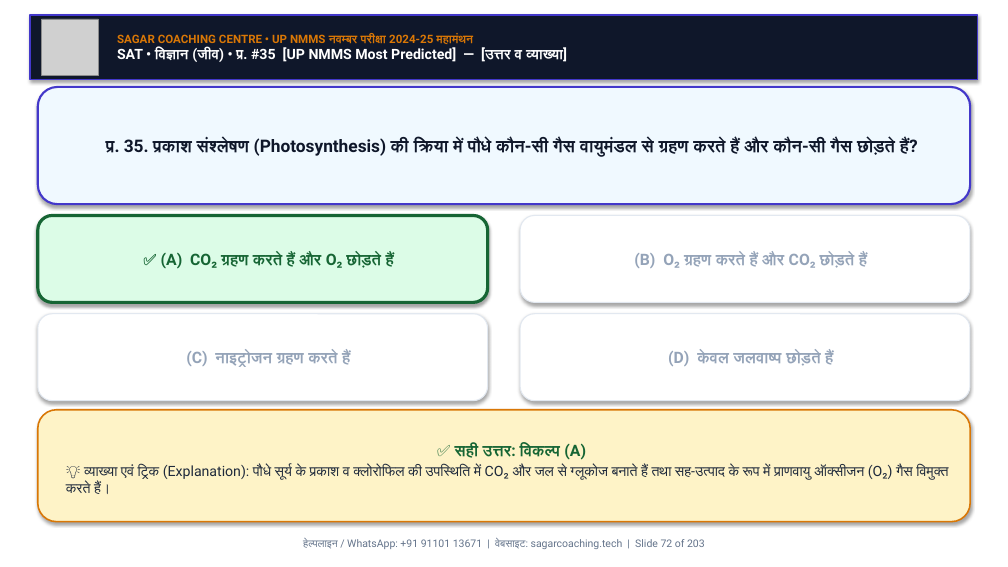
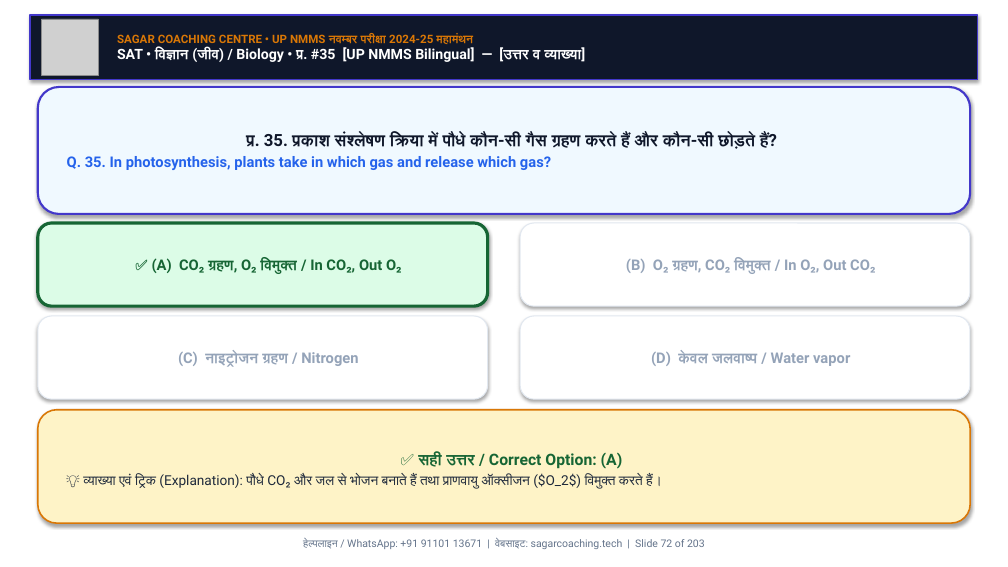
Before and after one commit to Sudhirkr85/nnms, a slide deck: slide 72 of UP_NMMS_MahaManthan_Nov_Exam_SagarSir/UP_NMMS_SAT_MahaManthan_100Q_Nov_Exam.pptx. Drawn at 1008x567 pixels with LibreOffice and Linux fonts; fonts in the diff are those of the drawing; grey boxes stand for pictures. Boxes give left, top, right and bottom in pixels: in the first picture for what was removed or moved away, otherwise in the second. Text is boxed around its words. In the diff, an @@ line names an element or a change of style, - is before the commit and + after.

Commit message:
feat: convert UP NMMS MAT & SAT MahaManthan PPTs and PDFs to bilingual (Hindi + English) format

```diff
--- a/UP_NMMS_MahaManthan_Nov_Exam_SagarSir/UP_NMMS_SAT_MahaManthan_100Q_Nov_Exam.pptx
+++ b/UP_NMMS_MahaManthan_Nov_Exam_SagarSir/UP_NMMS_SAT_MahaManthan_100Q_Nov_Exam.pptx
@@ text at <box>117,46,585,62</box>: text changed @@
-SAT • विज्ञान (जीव) • प्र. #35 [UP NMMS Most Predicted] — [उत्तर व व्याख्या]
+SAT • विज्ञान (जीव) / Biology • प्र. #35 [UP NMMS Bilingual] — [उत्तर व व्याख्या]
@@ rounded rectangle "प्र. 35. प्रकाश संश्लेषण क्रिया ...": place and size @@
-rounded rectangle "प्र. 35. प्रकाश संश्लेषण क्रिया ..." at <box>38,87,970,204</box>
+rounded rectangle "प्र. 35. प्रकाश संश्लेषण क्रिया ..." at <box>38,87,970,214</box>
@@ text in rounded rectangle at <box>67,134,777,170</box>: text changed; size 16.5 to 16 pt @@
-प्र. 35. प्रकाश संश्लेषण (Photosynthesis) की क्रिया में पौधे कौन-सी गैस वायुमंडल से ग्रहण करते हैं और कौन-सी गैस छोड़ते हैं?
+प्र. 35. प्रकाश संश्लेषण क्रिया में पौधे कौन-सी गैस ग्रहण करते हैं और कौन-सी छोड़ते हैं?
+Q. 35. In photosynthesis, plants take in which gas and release which gas?
@@ rounded rectangle "✅ (A) CO₂ ग्रहण, O₂ ...": place and size @@
-rounded rectangle "✅ (A) CO₂ ग्रहण, O₂ ..." at <box>38,216,488,302</box>
+rounded rectangle "✅ (A) CO₂ ग्रहण, O₂ ..." at <box>38,223,488,306</box>
@@ rounded rectangle "(B) O₂ ग्रहण, CO₂ विमुक्त ...": place and size @@
-rounded rectangle "(B) O₂ ग्रहण, CO₂ विमुक्त ..." at <box>520,216,970,302</box>
+rounded rectangle "(B) O₂ ग्रहण, CO₂ विमुक्त ..." at <box>520,223,970,306</box>
@@ text in rounded rectangle at <box>152,258,402,274</box>: text changed; size 15 to 14 pt @@
-✅ (A) CO₂ ग्रहण करते हैं और O₂ छोड़ते हैं
+✅ (A) CO₂ ग्रहण, O₂ विमुक्त / In CO₂, Out O₂
@@ text in rounded rectangle at <box>626,258,875,274</box>: text changed; size 15 to 14 pt @@
-(B) O₂ ग्रहण करते हैं और CO₂ छोड़ते हैं
+(B) O₂ ग्रहण, CO₂ विमुक्त / In O₂, Out CO₂
@@ text in rounded rectangle at <box>178,351,358,367</box>: text changed; size 15 to 14 pt @@
-(C) नाइट्रोजन ग्रहण करते हैं
+(C) नाइट्रोजन ग्रहण / Nitrogen
@@ text in rounded rectangle at <box>651,351,850,366</box>: text changed; size 15 to 14 pt @@
-(D) केवल जलवाष्प छोड़ते हैं
+(D) केवल जलवाष्प / Water vapor
@@ text in rounded rectangle at <box>83,452,662,489</box>: text changed; size 13.5 to 13 pt @@
-✅ सही उत्तर: विकल्प (A)
-💡 व्याख्या एवं ट्रिक (Explanation): पौधे सूर्य के प्रकाश व क्लोरोफिल की उपस्थिति में CO₂ और जल से ग्लूकोज बनाते हैं तथा सह-उत्पाद के रूप में प्राणवायु ऑक्सीजन (O₂) गैस विमुक्त करते हैं।
+✅ सही उत्तर / Correct Option: (A)
+💡 व्याख्या एवं ट्रिक (Explanation): पौधे CO₂ और जल से भोजन बनाते हैं तथा प्राणवायु ऑक्सीजन ($O_2$) विमुक्त करते हैं।
```
Also in this commit, not shown: 200 other slides changed, 9 other files.
